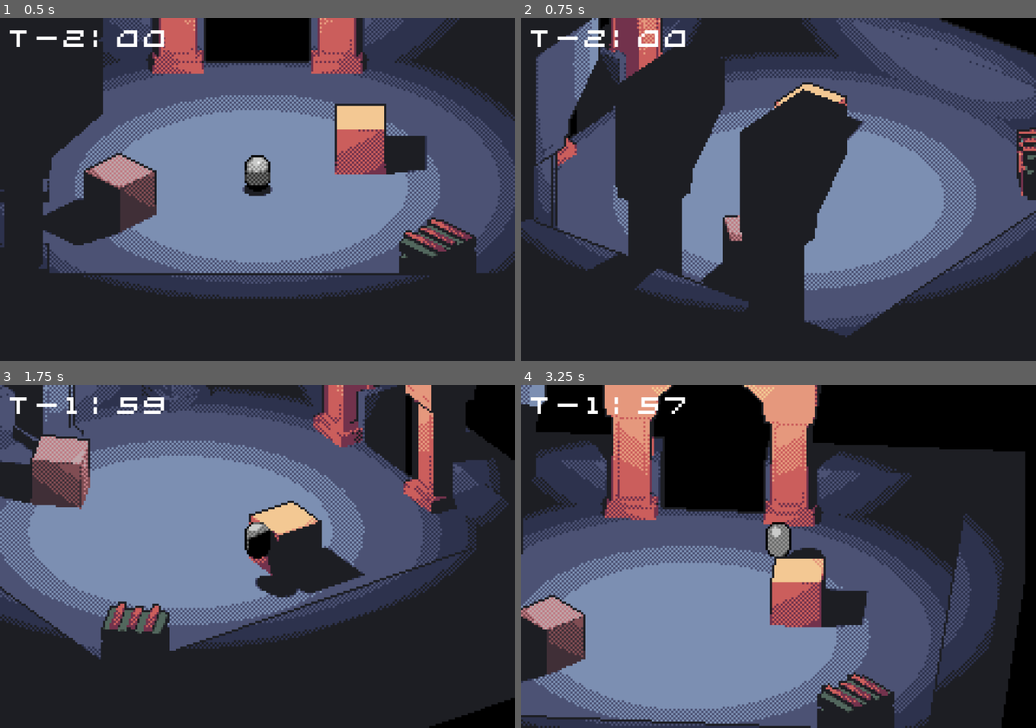
Above: before the commit, frames 1-4 (two rows, left to right).
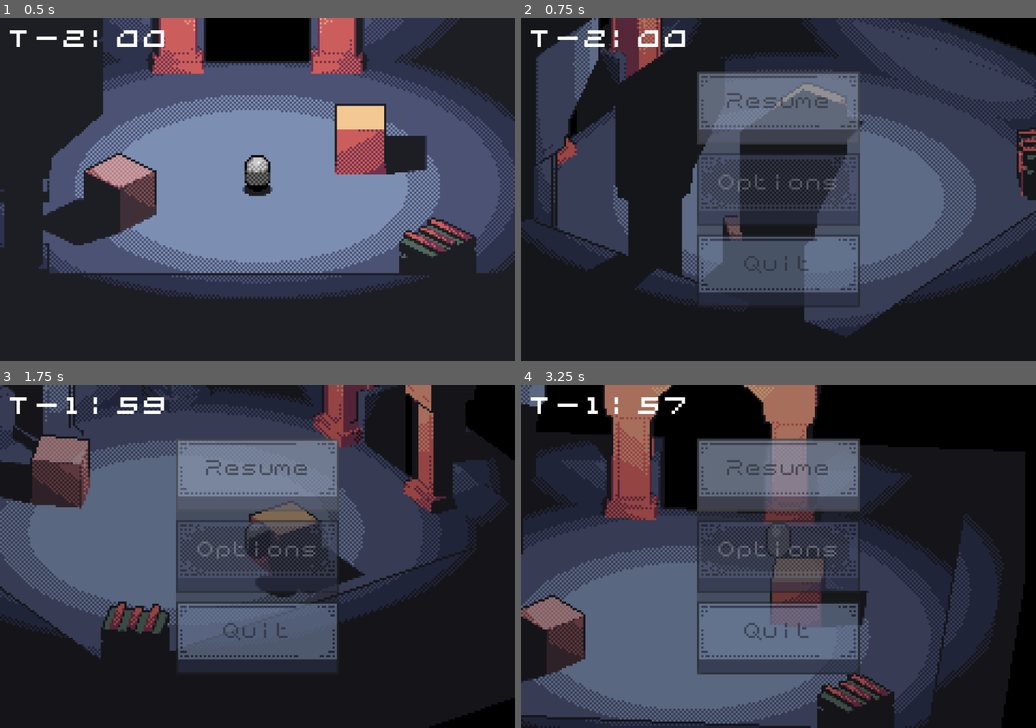
Above: after the commit, the same moments.

Repository: voxelith/pirate-game-jam-16
Game: Godot game, scene res://scenes/main.tscn
Two runs of this game, one before a commit and one after it. Both use one fixed random seed, a clock stepped at 60 frames per second and the inputs below.
Inputs (mouse positions are in pixels of both pictures, inside the frame that each line leads up to):
- Up to frame 1 (0.5 s): no input
- Up to frame 2 (0.75 s): tap Enter at 0.5 s; move the mouse to (804, 189) at 0.52 s; hold W (move_up) from 0.53 s (still down)
- Up to frame 3 (1.75 s): keep holding W (move_up); tap Space (jump) at 0.77, 1.52 s; move the mouse to (231, 556) at 1.27 s
- Up to frame 4 (3.25 s): keep holding W (move_up); move the mouse to (788, 549) at 2.02 s; move the mouse to (773, 563) at 2.77 s; tap Space (jump) at 3.02 s

Frame 1 is identical in both runs. In frame 2, 47% of the frame differs, in the area x 2-100%, y 0-91%; in frame 3, 45%; in frame 4, 53%, in the area x 0-88%, y 0-100%.

Commit message:
Set up proper controller handling

Diff:
--- a/project.godot
+++ b/project.godot
@@ -56,6 +56,14 @@
 
 [input]
 
+ui_accept={
+"deadzone": 0.5,
+"events": [Object(InputEventKey,"resource_local_to_scene":false,"resource_name":"","device":0,"window_id":0,"alt_pressed":false,"shift_pressed":false,"ctrl_pressed":false,"meta_pressed":false,"pressed":false,"keycode":4194309,"physical_keycode":0,"key_label":0,"unicode":0,"location":0,"echo":false,"script":null)
+, Object(InputEventKey,"resource_local_to_scene":false,"resource_name":"","device":0,"window_id":0,"alt_pressed":false,"shift_pressed":false,"ctrl_pressed":false,"meta_pressed":false,"pressed":false,"keycode":4194310,"physical_keycode":0,"key_label":0,"unicode":0,"location":0,"echo":false,"script":null)
+, Object(InputEventKey,"resource_local_to_scene":false,"resource_name":"","device":0,"window_id":0,"alt_pressed":false,"shift_pressed":false,"ctrl_pressed":false,"meta_pressed":false,"pressed":false,"keycode":32,"physical_keycode":0,"key_label":0,"unicode":32,"location":0,"echo":false,"script":null)
+, Object(InputEventJoypadButton,"resource_local_to_scene":false,"resource_name":"","device":-1,"button_index":0,"pressure":0.0,"pressed":true,"script":null)
+]
+}
 move_up={
 "deadzone": 0.5,
 "events": [Object(InputEventKey,"resource_local_to_scene":false,"resource_name":"","device":-1,"window_id":0,"alt_press …(192 unchanged characters)…
@@ -83,7 +91,7 @@
 jump={
 "deadzone": 0.5,
 "events": [Object(InputEventKey,"resource_local_to_scene":false,"resource_name":"","device":-1,"window_id":0,"alt_press …(191 unchanged characters)…
-, Object(InputEventJoypadButton,"resource_local_to_scene":false,"resource_name":"","device":-1,"button_index":3,"pressure":0.0,"pressed":true,"script":null)
+, Object(InputEventJoypadButton,"resource_local_to_scene":false,"resource_name":"","device":-1,"button_index":0,"pressure":0.0,"pressed":false,"script":null)
 ]
 }
 look_left={
@@ -99,6 +107,7 @@
 pause_menu={
 "deadzone": 0.5,
 "events": [Object(InputEventKey,"resource_local_to_scene":false,"resource_name":"","device":-1,"window_id":0,"alt_press …(195 unchanged characters)…
+, Object(InputEventJoypadButton,"resource_local_to_scene":false,"resource_name":"","device":-1,"button_index":6,"pressure":0.0,"pressed":false,"script":null)
 ]
 }
 
--- a/scripts/pause_menu.gd
+++ b/scripts/pause_menu.gd
@@ -4,7 +4,7 @@
 
 func _ready():
 	$AnimationPlayer.play("RESET")
-	#pass
+	$CanvasLayer2/PanelContainer/VBoxContainer/Resume.grab_focus()
 
 func resume():
 	get_tree().paused = false
@@ -19,13 +19,14 @@
 	mouse_filter = Control.MOUSE_FILTER_STOP
 
 func _input(event: InputEvent) -> void:
-	if event is InputEventKey:
-		if event.is_action_pressed("pause_menu"):
+	if Input.is_action_just_pressed("pause_menu"):
 			get_viewport().set_input_as_handled()
 			if get_tree().paused:
 				resume()
 			else:
 				pause()
+	#if event is InputEventKey:
+		#if event.is_action_pressed("pause_menu"):
 
 func _on_resume_pressed() -> void:
 	resume()
